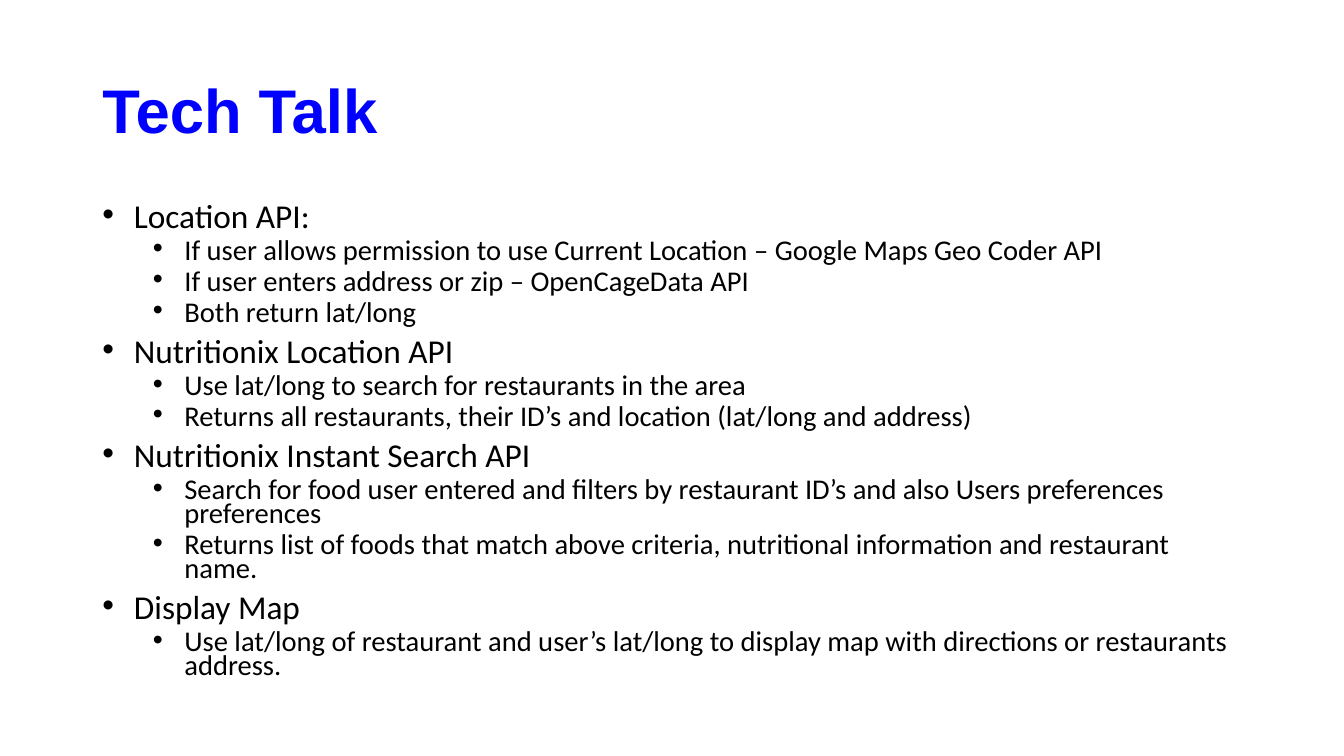
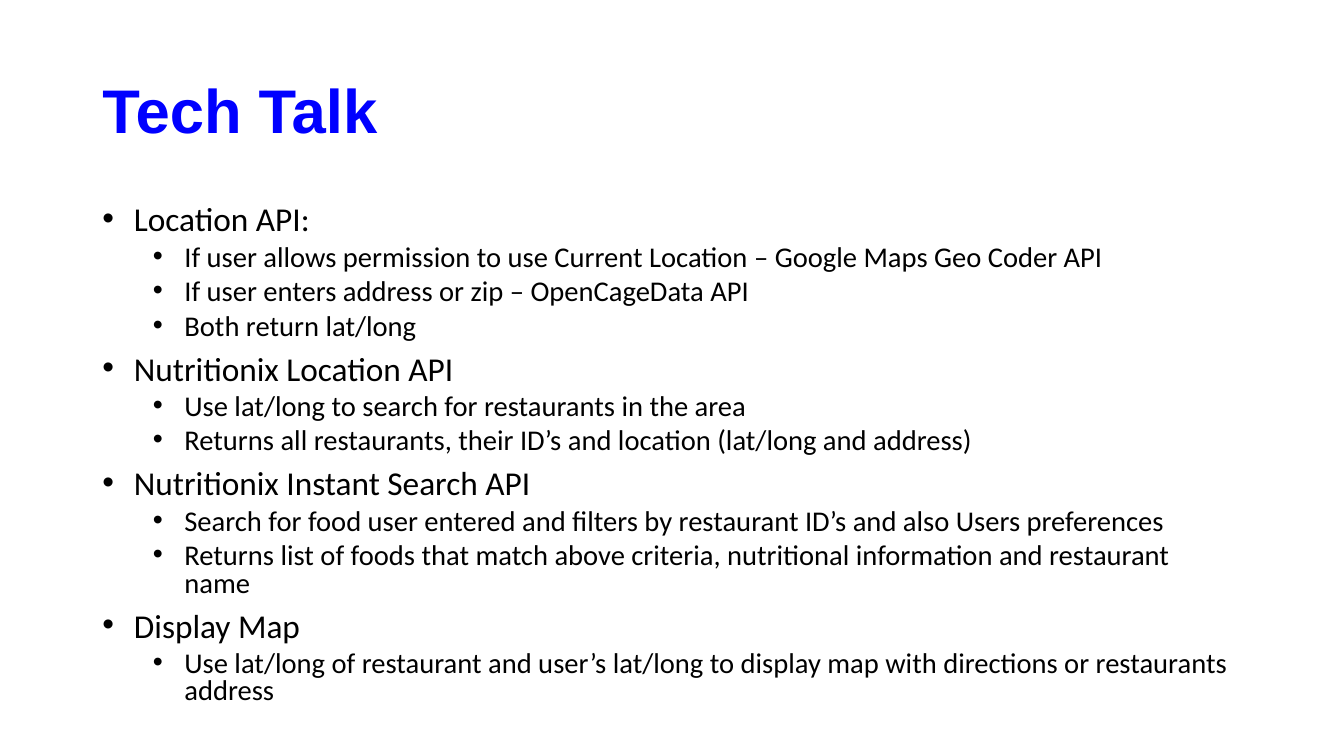
Before and after one commit to Kaviz101586/MJPJ, a slide deck: slide 6 of Happy Healthy Tummies.pptx. Drawn at 1344x756 pixels with LibreOffice and Linux fonts; fonts in the diff are those of the drawing; background and template pictures are left out. Boxes give left, top, right and bottom in pixels: in the first picture for what was removed or moved away, otherwise in the second. Text is boxed around its words. In the diff, an @@ line names an element or a change of style, - is before the commit and + after.

Commit message:
made minor changes to Powerpoint

```diff
--- a/Happy Healthy Tummies.pptx
+++ b/Happy Healthy Tummies.pptx
@@ text at (134, 208, 1102, 644): line spacing 0.7 to 0.8 @@
@@ text at (184, 511, 1169, 594): text changed @@
-  • Search for food user entered and filters by restaurant ID’s and also Users preferences preferences
-  • Returns list of foods that match above criteria, nutritional information and restaurant name.
+  • Search for food user entered and filters by restaurant ID’s and also Users preferences
+  • Returns list of foods that match above criteria, nutritional information and restaurant name
@@ text at (184, 653, 1227, 678): text changed @@
-  • Use lat/long of restaurant and user’s lat/long to display map with directions or restaurants address.
+  • Use lat/long of restaurant and user’s lat/long to display map with directions or restaurants address
```
Also in this commit, not shown: 2 other slides changed.
